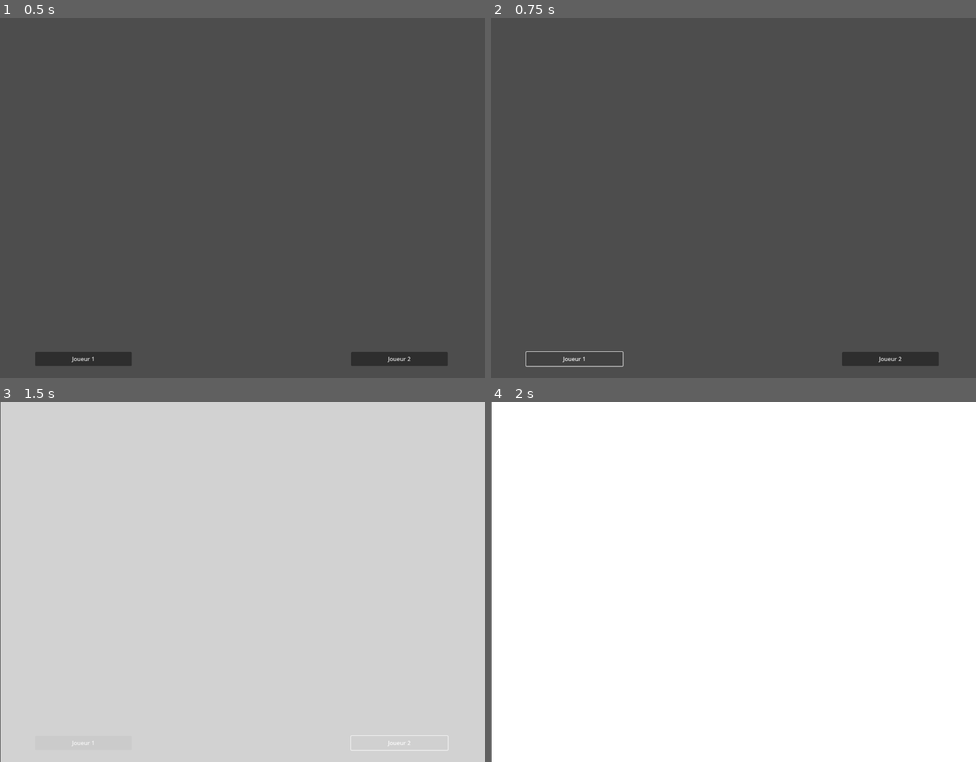
Above: before the commit, frames 1-4 (two rows, left to right).
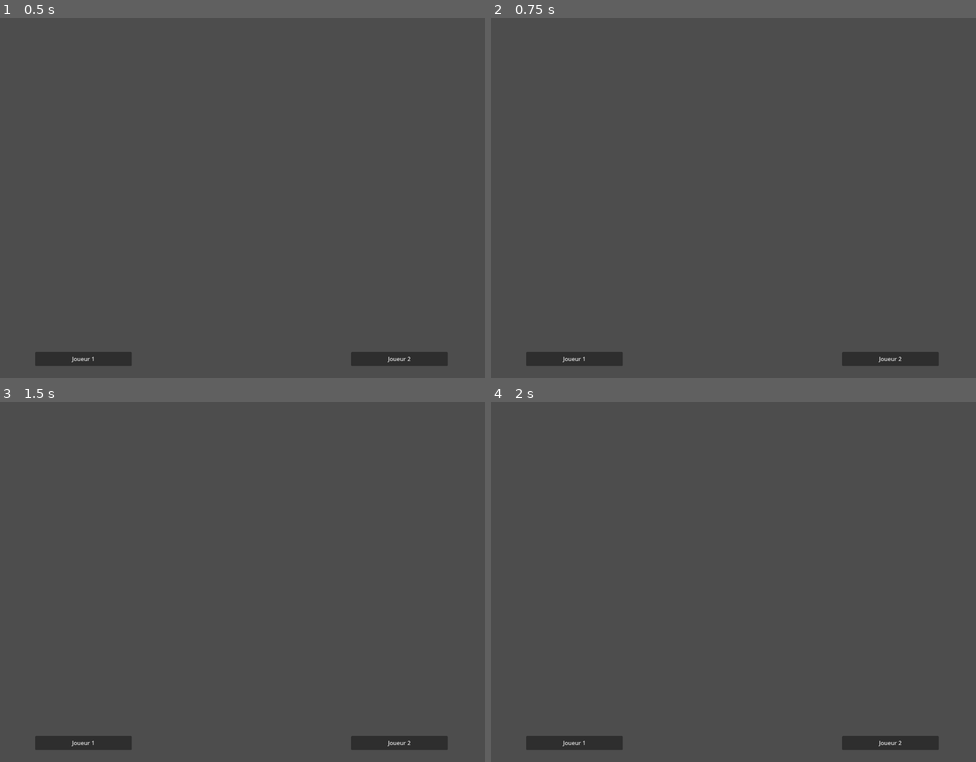
Above: after the commit, the same moments.

Repository: iceknith/JeuMadeInArcadia1-le-vrai-my-fork-uwu
Game: Godot game, scene res://game_manager.tscn
Same seed, same stepped clock (60 frames per second), same inputs: the game is played once before the commit and once after it. Before the commit the project starts from res://ecran_titre.tscn. Sound files missing from this copy of the repository are replaced by a short silence.
Inputs:
- Up to frame 1 (0.5 s): no input
- Up to frame 2 (0.75 s): click "Joueur 1" at 0.5 s
- Up to frame 3 (1.5 s): click "Joueur 2" at 1.25 s
- Up to frame 4 (2 s): no input

Frame 1 is identical in both runs. In frame 2, 0.1% of the frame differs, in the area x 7-28%, y 92-97%; in frame 3, 100%, in the area x 0-100%, y 0-100%; in frame 4, 100%.
Error before the commit: Attempt to call function 'next' in base 'null instance' on a null instance. (res://ecran_titre.gd:47)

Commit message:
v2
Problème avec le GameUtilities, les éléments que je mets dans cette scène n'apparaissent pas (Label)

Diff:
--- a/ecran_de_selection.gd
+++ b/GameStructure/ecran_de_selection.gd
@@ -1,9 +1,11 @@
 extends Node2D
 
+
+@onready var GameManager = get_parent()
 #SELECTION = TEXTURE_RECT4
-var Miniature = []
-var choiced_array1 = Miniature.pick_random()
-var Select = false
+var miniature = []
+var choiced_array1 = miniature.pick_random()
+var select = false
 var tick : int = 0
 var w : float = -985.0
 var x : float = -460.0
@@ -23,43 +25,43 @@
 
 # Called every frame. 'delta' is the elapsed time since the previous frame.
 func _process(delta: float) -> void:
-	if not Select:
+	if not select:
 		if tick > -410:
 
 			w += 52.5
 			if w >= 1015.0:
 				w = -985.0
-				choiced_array1 = Miniature.pick_random()
+				choiced_array1 = miniature.pick_random()
 				$Miniatures/TextureRect4.texture = choiced_array1[1]
 			$Miniatures/TextureRect4.set_position(Vector2(65,w))
 
 			x += 52.5
 			if x >= 1015.0:
 				x = -985.0
-				var choiced_array = Miniature.pick_random()
+				var choiced_array = miniature.pick_random()
 				$Miniatures/TextureRect3.texture = choiced_array[1]
 			$Miniatures/TextureRect3.set_position(Vector2(65,x))
 
 			y += 52.5
 			if y >= 1015.0:
 				y = -985.0
-				var choiced_array = Miniature.pick_random()
+				var choiced_array = miniature.pick_random()
 				$Miniatures/TextureRect2.texture = choiced_array[1]
 			$Miniatures/TextureRect2.set_position(Vector2(65,y))
 
 			z += 52.5
 			if z >= 1015.0:
 				z = -985.0
-				var choiced_array = Miniature.pick_random()
+				var choiced_array = miniature.pick_random()
 				$Miniatures/TextureRect.texture = choiced_array[1]
 			$Miniatures/TextureRect.set_position(Vector2(65,z))
 
 		else:
-			Select = true
+			select = true
 
 		tick -= 1
 
-	if Select:
+	if select:
 		if tick < 0:
 			tick = 0
 
@@ -95,7 +97,5 @@
 
 
 func _on_timer_timeout() -> void:
-	queue_free()
-	var scene = load("res://Minigames/" + choiced_array1[-1] + "/" + choiced_array1[0])
-	get_parent().add_child(scene)
+	GameManager.MinigameSelected(choiced_array1[0],choiced_array1[1],choiced_array1[2])
 	#get_tree().change_scene_to_file("res://Minigames/" + choiced_array1[-1] + "/" + choiced_array1[0])
--- a/ecran_de_selection.tscn
+++ b/GameStructure/ecran_de_selection.tscn
@@ -1,7 +1,7 @@
 [gd_scene load_steps=7 format=3 uid="uid://bcq40c0ehsdky"]
 
-[ext_resource type="Script" uid="uid://c6871vtfwbcby" path="res://ecran_de_selection.gd" id="1_3xtb0"]
-[ext_resource type="PackedScene" uid="uid://ls5h7qr137h" path="res://transition.tscn" id="1_mmhqr"]
+[ext_resource type="Script" uid="uid://bvhppyk3xw0qr" path="res://ecran_de_selection.gd" id="1_3xtb0"]
+[ext_resource type="PackedScene" path="res://Assets/transition.tscn" id="2_n10gj"]
 [ext_resource type="AudioStream" uid="uid://25rp6k7nu4v" path="res://Sounds/ROULEZ JEUNESSE !.mp3" id="7_qioum"]
 
 [sub_resource type="Animation" id="Animation_n10gj"]
@@ -227,8 +227,7 @@
 color = Color(0, 0, 0, 1)
 metadata/_edit_use_anchors_ = true
 
-[node name="Transition" parent="." instance=ExtResource("1_mmhqr")]
-visible = false
+[node name="Transition" parent="." instance=ExtResource("2_n10gj")]
 
 [node name="Timer" type="Timer" parent="Transition"]
 wait_time = 0.2
--- a/ecran_titre.gd
+++ b/GameStructure/ecran_titre.gd
@@ -1,12 +1,11 @@
 extends Node2D
 
-var GameManager = get_parent()
+@onready var GameManager = get_parent()
 var P1_ready : bool = false
 var P2_ready : bool = false
 
 # Called when the node enters the scene tree for the first time.
 func _ready() -> void:
-	print_tree_pretty()
 	P1_ready = false
 	P2_ready = false
 
@@ -45,3 +44,4 @@
 
 func _on_timer_de_transition_timeout() -> void:
 	GameManager.next(true)
+	#Preferer les signaux
--- a/ecran_titre.tscn
+++ b/GameStructure/ecran_titre.tscn
@@ -1,8 +1,7 @@
-[gd_scene load_steps=6 format=3 uid="uid://bslryk8ovx5gc"]
+[gd_scene load_steps=5 format=3 uid="uid://bslryk8ovx5gc"]
 
-[ext_resource type="Script" uid="uid://7vofn2nxb3l8" path="res://ecran_titre.gd" id="1_cjri6"]
-[ext_resource type="PackedScene" uid="uid://ls5h7qr137h" path="res://transition.tscn" id="2_4ppeh"]
-[ext_resource type="Script" uid="uid://do87se8d5tovj" path="res://transition.gd" id="2_l1fsh"]
+[ext_resource type="Script" uid="uid://c2hunniux018w" path="res://ecran_titre.gd" id="1_cjri6"]
+[ext_resource type="PackedScene" path="res://Assets/transition.tscn" id="2_muui3"]
 [ext_resource type="AudioStream" uid="uid://b6aet20lgbfb7" path="res://Sounds/Ladies annd gentlemen....mp3" id="4_fochm"]
 [ext_resource type="AudioStream" uid="uid://eub1trdtvgbh" path="res://OST/Arclash !.mp3" id="5_qggtv"]
 
@@ -39,13 +38,7 @@
 text = "Joueur 2
 "
 
-[node name="Transition" parent="." instance=ExtResource("2_4ppeh")]
-visible = false
-offset_left = 2.0
-offset_top = -1.0
-offset_right = 1157.0
-offset_bottom = 649.0
-script = ExtResource("2_l1fsh")
+[node name="Transition" parent="." instance=ExtResource("2_muui3")]
 
 [node name="Timer de transition" type="Timer" parent="Transition"]
 wait_time = 0.2
--- /dev/null
+++ b/GameStructure/podium.tscn
@@ -0,0 +1,3 @@
+[gd_scene load_steps=0 format=3 uid="uid://c2u2nj4f26ker"]
+
+[node name="podium" type="Node2D"]
--- /dev/null
+++ b/GameStructure/vinqueur.tscn
@@ -0,0 +1,3 @@
+[gd_scene load_steps=0 format=3 uid="uid://cch0kqss2k5ym"]
+
+[node name="Vinqueur" type="Node2D"]
--- /dev/null
+++ b/GameUtilities/game_utilities.gd
@@ -0,0 +1,68 @@
+class_name GameUtilities extends Node
+
+signal end_game(player1_win:bool)
+
+@export_category("Timers")
+@export var regle : float = 5.0
+@export var jeu : float = 90.0
+@export var fin : float = 2.0
+
+var timer_regle : Timer
+var timer_jeu : Timer
+var timer_fin : Timer
+
+var label : Label
+
+var p1_win = true
+var game_started = false
+var game_finished = false
+
+# Called when the node enters the scene tree for the first time.
+func _ready() -> void:
+	game_started = false
+	game_finished = false
+
+	timer_regle = Timer.new()
+	timer_jeu = Timer.new()
+	timer_fin = Timer.new()
+
+	add_child(timer_regle)
+	add_child(timer_jeu)
+	add_child(timer_fin)
+
+	timer_regle.wait_time = regle
+	timer_jeu.wait_time = jeu
+	timer_fin.wait_time = fin
+
+	timer_regle.one_shot = true
+	timer_jeu.one_shot = true
+	timer_fin.one_shot = true
+
+	timer_regle.start()
+	print("Voici les règles")
+	timer_regle.timeout.connect(regle_timeout)
+
+func _process(delta: float) -> void:
+	if game_started:
+		$Timer.text = "Temps : " + str(int(timer_jeu.time_left))
+	else:
+		$Timer.text = "Temps : 90"
+
+# Phase 1: Règle
+func regle_timeout() -> void:
+	print("A vous de jouer !")
+	game_started = true
+	timer_jeu.start()
+	timer_jeu.timeout.connect(jeu_timeout)
+
+# Phase 2: Jeu
+func jeu_timeout() -> void:
+	print("FINI")
+	timer_fin.start()
+	timer_fin.timeout.connect(fin_timeout)
+
+# Phase 3: Fin
+func fin_timeout() -> void:
+	game_finished = true
+	print("tscn")
+	end_game.emit(p1_win)
--- /dev/null
+++ b/GameUtilities/game_utilities.tscn
@@ -0,0 +1,13 @@
+[gd_scene load_steps=2 format=3 uid="uid://du8n473tknlxu"]
+
+[ext_resource type="Script" uid="uid://bosoocnjm1hve" path="res://GameUtilities/game_utilities.gd" id="1_foxqv"]
+
+[node name="GameUtilities" type="Node"]
+script = ExtResource("1_foxqv")
+
+[node name="Timer" type="Label" parent="."]
+offset_right = 40.0
+offset_bottom = 23.0
+text = "Temps :
+0.0"
+horizontal_alignment = 2
--- a/Minigames/PirateFall/pirate_fall.tscn
+++ b/Minigames/PirateFall/pirate_fall.tscn
@@ -1,21 +1,7 @@
-[gd_scene load_steps=4 format=3 uid="uid://biwxcbdms640v"]
+[gd_scene load_steps=2 format=3 uid="uid://biwxcbdms640v"]
 
-[ext_resource type="PackedScene" uid="uid://b2j23usg7b5n7" path="res://Minigames/PirateFall/Utilities/character_body_2d.tscn" id="1_nqilg"]
-[ext_resource type="Texture2D" uid="uid://b5grjhsc1dtvh" path="res://Minigames/PirateFall/pirate_fall_preview.jpg" id="2_o78mv"]
-[ext_resource type="AudioStream" uid="uid://btoyu2h6qefm7" path="res://Minigames/PirateFall/OST/A_Crew_Shanty.mp3" id="3_wvcol"]
+[ext_resource type="Script" uid="uid://dapk7d64018ec" path="res://pirate_fall.gd" id="1_nqilg"]
 
-[node name="PirateFall" type="Node2D"]
-
-[node name="Players" type="Node2D" parent="."]
-
-[node name="CharacterBody2D" parent="Players" instance=ExtResource("1_nqilg")]
-
-[node name="TextureRect" type="TextureRect" parent="."]
-offset_right = 1420.0
-offset_bottom = 1063.0
-texture = ExtResource("2_o78mv")
-expand_mode = 1
-
-[node name="AudioStreamPlayer" type="AudioStreamPlayer" parent="."]
-stream = ExtResource("3_wvcol")
-autoplay = true
+[node name="pirate_fall" type="Node"]
+script = ExtResource("1_nqilg")
+metadata/_custom_type_script = "uid://bosoocnjm1hve"
--- a/Minigames/Template/GameUtilities/game_utilities.tscn
+++ /dev/null
@@ -1,16 +0,0 @@
-[gd_scene load_steps=2 format=3 uid="uid://du8n473tknlxu"]
-
-[ext_resource type="Script" uid="uid://bosoocnjm1hve" path="res://Minigames/Template/GameUtilities/game_utilities.gd" id="1_foxqv"]
-
-[node name="GameUtilities" type="Node"]
-script = ExtResource("1_foxqv")
-
-[node name="Timer - Regles" type="Timer" parent="."]
-wait_time = 5.0
-autostart = true
-
-[node name="Timer - Jeu" type="Timer" parent="."]
-wait_time = 90.0
-
-[node name="Timer - Fin de Jeu" type="Timer" parent="."]
-wait_time = 2.0
--- a/game_manager.gd
+++ b/game_manager.gd
@@ -1,11 +1,15 @@
 extends Node
 
 # LISTE DES MINIJEUX DU JEU
-var Minijeux = []
+var minijeux = []
+var mj_disponibles
 var dir = DirAccess.open("res://Minigames")
 
 # ETAT DE LA PARTIE
-var Etat = ""
+var etat = ""
+var p1_victory = 0
+var p2_victory = 0
+var nb_manche = 9
 
 func _init() -> void:
 	var folders = dir.get_directories()
@@ -24,35 +28,80 @@
 					preview_image = file
 			#VERFICATION DES ELEMENTS DEMANDES
 			if scene != "" and preview_image != "":
-				Minijeux.append([scene,load("res://Minigames/" + folder + "/" + preview_image),folder])
+				minijeux.append([scene,load("res://Minigames/" + folder + "/" + preview_image),folder])
 
 # Called when the node enters the scene tree for the first time.
 func _ready() -> void:
-	var MJ_disponibles = Minijeux
+	mj_disponibles = minijeux
 
-	var scene = load("res://ecran_titre.tscn")
+	var scene = load("res://GameStructure/ecran_titre.tscn")
 	var instance = scene.instantiate()
 	add_child(instance)
+	etat = "Menu"
 
-func next(conditions) -> void:
+func next(conditions,chemin = null) -> void:
+
 	if conditions:
-		if Etat == "" or Etat == "FinJeu":
+		# RETRAIT DE LA SCENE ACTUELLE
+		var enfant = get_child(0)
+		enfant.queue_free()
+
+		if etat == "FinJeu":
+
 			# RETOUR AU MENU
-			var scene = load("res://ecran_titre.tscn")
+			var scene = load("res://GameStructure/ecran_titre.tscn")
 			var instance = scene.instantiate()
 			add_child(instance)
 
 			# CHANGEMENT D'ETAT
-			Etat = "Menu"
+			etat = "Menu"
 
-		elif Etat == "Menu":
+		elif etat == "Menu" or etat == "FinManche":
 			# RETOUR AU MENU
-			var scene = load("res://ecran_de_selection.tscn")
+			var scene = load("res://GameStructure/ecran_de_selection.tscn")
+			var instance = scene.instantiate()
+			instance.miniature = mj_disponibles
+			add_child(instance)
+
+			# CHANGEMENT D'ETAT
+			etat = "Selection"
+
+		elif etat == "Selection":
+			# RETOUR AU MENU
+			var scene = load(chemin)
 			var instance = scene.instantiate()
 			add_child(instance)
 
 			# CHANGEMENT D'ETAT
-			Etat = "Selection"
+			etat = "Minijeu"
 
-func minigame_selected(minigame) -> void:
-	pass
+		elif etat == "Minijeu" and (p1_victory > nb_manche/2 or p2_victory > nb_manche/2):
+			# RETOUR AU MENU
+			var scene = load("res://GameStructure/podium.tscn")
+			var instance = scene.instantiate()
+			add_child(instance)
+
+			# CHANGEMENT D'ETAT
+			etat = "FinJeu"
+
+		elif etat == "Minijeu" and p1_victory < nb_manche/2 and p2_victory < nb_manche/2:
+			# RETOUR AU MENU
+			var scene = load("res://GameStructure/vinqueur.tscn")
+			var instance = scene.instantiate()
+			add_child(instance)
+
+			# CHANGEMENT D'ETAT
+			etat = "FinManche"
+
+# LANCE LE MINIJEU ET LE RETIRE DE LA LISTE DES MINIJEUX DISPONIBLES
+func MinigameSelected(minigame,image,folder) -> void:
+	mj_disponibles.erase([minigame,image,folder])
+	next(true,"res://Minigames/" + folder + "/" + minigame)
+
+func MinigameResults(result) -> void:
+	if result:
+		p1_victory += 1
+	else:
+		p2_victory += 1
+
+	next(true)
--- a/Minigames/Template/GameUtilities/game_utilities.gd
+++ b/pirate_fall.gd
@@ -1,6 +1,6 @@
-class_name GameUtilities extends Node
+extends GameUtilities
 
-signal end_game(player1_win:bool)
+@onready var GameManager = get_parent()
 
 # Called when the node enters the scene tree for the first time.
 func _ready() -> void:
@@ -8,7 +8,8 @@
 
 # Called every frame. 'delta' is the elapsed time since the previous frame.
 func _process(delta: float) -> void:
-	pass
+	if Input.is_action_just_pressed("Bouton HautGauche P1"):
+		p1_win = false
 
-# Echange avec ecran de selection
-#
+	if game_finished:
+		GameManager.MinigameResults(end_game)
--- a/project.godot
+++ b/project.godot
@@ -11,7 +11,7 @@
 [application]
 
 config/name="JeuMadeInArcadia"
-run/main_scene="uid://bslryk8ovx5gc"
+run/main_scene="uid://dx0y7k8jokdce"
 config/features=PackedStringArray("4.5", "Forward Plus")
 config/icon="res://icon.svg"
 
Renamed: transition.gd -> Assets/transition.gd
Renamed: transition.gd.uid -> Assets/transition.gd.uid
Renamed: transition.tscn -> Assets/transition.tscn
Renamed: MenuPrincipal.gd -> GameStructure/MenuPrincipal.gd
Renamed: MenuPrincipal.gd.uid -> GameStructure/MenuPrincipal.gd.uid
Not shown, added: GameStructure/ecran_de_selection.gd.uid
Not shown, added: GameStructure/ecran_titre.gd.uid
Renamed: music.gd -> GameStructure/music.gd
Renamed: music.gd.uid -> GameStructure/music.gd.uid
Renamed: Minigames/Template/GameUtilities/game_utilities.gd.uid -> GameUtilities/game_utilities.gd.uid
Empty file added: Minigames/PirateFall/pirate_fall.gd
Not shown, added: Minigames/PirateFall/pirate_fall.gd.uid
(and 4 more such lines)
